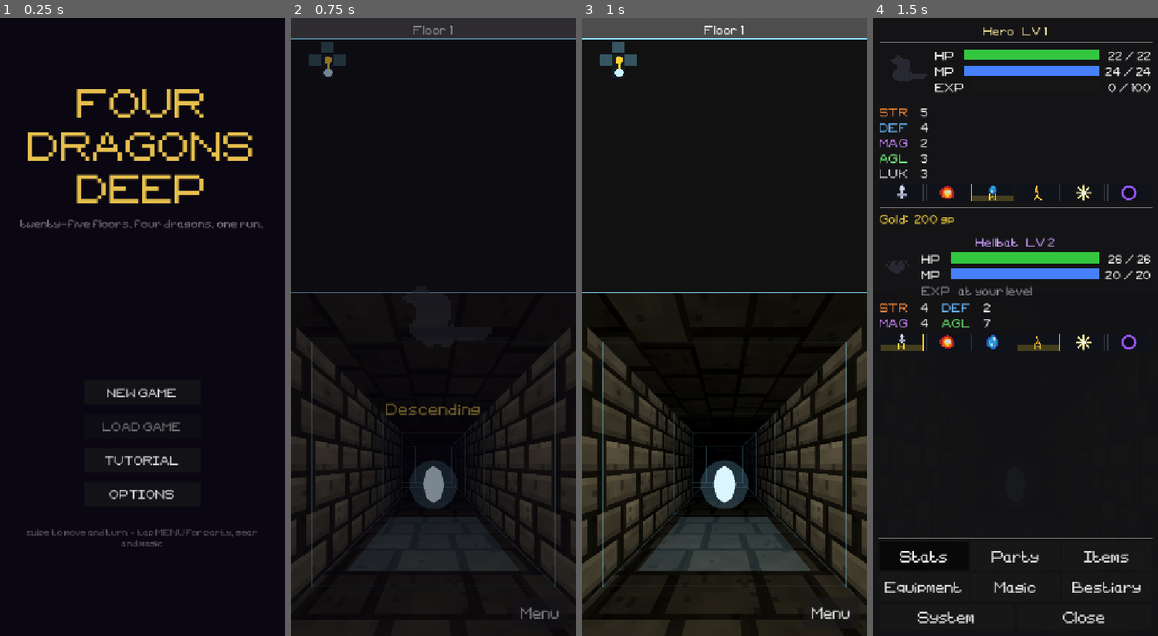
Above: before the commit, frames 1-4 (left to right).
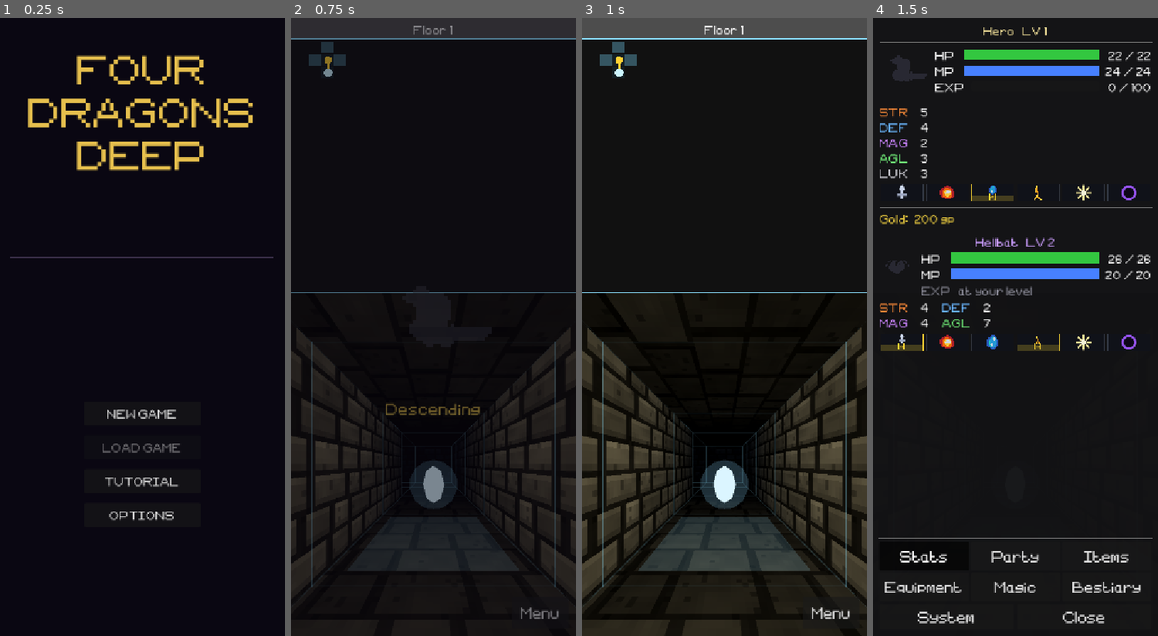
Above: after the commit, the same moments.

Repository: tausiftt5238/four-dragons-deep
Game: Godot game, scene res://scenes/title.tscn
The game is run twice, just before and just after one commit, with the same random seed, the same clock (stepped at 60 frames per second) and the same inputs.
Inputs:
- Up to frame 1 (0.25 s): no input
- Up to frame 2 (0.75 s): click "NEW GAME" at 0.5 s
- Up to frame 3 (1 s): no input
- Up to frame 4 (1.5 s): click "Menu" at 1.25 s

The runs differ from the first frame. In frame 1, 8.9% of the frame differs, in the area x 3-96%, y 6-86%; in frame 2, nothing differs; in frame 3, nothing differs; in frame 4, nothing differs.

Commit message:
Title screen: a knight cuts down a slime on a loop
Under the title, the knight walks in, a slime comes the other way, one
swing (alternating attacks each round), the slime melts, and the knight
walks on off the far side. Both stand on a shared ground line, placed by
where the packs put their feet. Timed by tweens the scene owns, so
leaving the title takes them with it.

The subtitle and the swipe hint are gone: the scene says it better.

Co-Authored-By: Claude Opus 5.5 <noreply@anthropic.com>
Claude-Session: https://claude.ai/code/session_015mxyWiKaUprxL7EVoUduSV

Diff:
--- a/scripts/ui/title_screen.gd
+++ b/scripts/ui/title_screen.gd
@@ -39,10 +39,7 @@
 	title.horizontal_alignment = HORIZONTAL_ALIGNMENT_CENTER
 	head.add_child(title)
 
-	var subtitle: Label = _make_lbl("twenty-five floors. four dragons. one run.", 15,
-			Color(0.50, 0.45, 0.55))
-	subtitle.horizontal_alignment = HORIZONTAL_ALIGNMENT_CENTER
-	head.add_child(subtitle)
+	head.add_child(TitleVignette.new())
 
 	var lower: CenterContainer = CenterContainer.new()
 	lower.set_anchors_and_offsets_preset(Control.PRESET_FULL_RECT)
@@ -78,17 +75,6 @@
 	var opt_btn: Button = _make_btn("OPTIONS", Vector2(220, 46))
 	opt_btn.pressed.connect(_on_options)
 	vbox.add_child(opt_btn)
-
-	vbox.add_child(HSeparator.new())
-
-	# The keyboard hints were desktop-only and are a lie on a phone, which is
-	# what this is now. Swipe is the real control.
-	var hint: Label = _make_lbl(
-			"swipe to move and turn  ·  tap MENU for party, gear and magic",
-			12, Color(0.35, 0.32, 0.40))
-	hint.horizontal_alignment = HORIZONTAL_ALIGNMENT_CENTER
-	hint.autowrap_mode = TextServer.AUTOWRAP_WORD_SMART
-	vbox.add_child(hint)
 
 
 func _on_new_game() -> void:
--- /dev/null
+++ b/scripts/ui/title_vignette.gd
@@ -0,0 +1,105 @@
+# TitleVignette
+# A little scene under the title, played on a loop: the knight walks in, a
+# slime comes the other way, one swing, and the knight walks on. Something
+# moving on the first screen says "this is a game" before a word is read.
+#
+# Everything is timed by tweens owned by this node, so leaving the title frees
+# them with it and no coroutine wakes up on a screen that is gone.
+class_name TitleVignette extends Control
+
+const STAGE: Vector2 = Vector2(500, 150)
+# The sprite box, and how far into the 100px frame to crop: the figures stand
+# small in the middle of their frames.
+const BOX: float = 240.0
+const ZOOM: float = 1.8
+# Both packs stand their figures on y = 56 of the frame. Cropped and scaled
+# into the box, this is where that lands, so a box is placed by its feet.
+const FEET_IN_BOX: float = (56.0 - (100.0 - 100.0 / ZOOM) / 2.0) / (100.0 / ZOOM) * BOX
+const GROUND_Y: float = 138.0
+# The slime's box sits this far right of the knight's when they meet, which
+# puts it at the end of the sword.
+const REACH: float = BOX / 2.0
+const WALK_TIME: float = 3.0
+const ATTACKS: Array[String] = ["attack01", "attack02"]
+
+var _knight: AnimatedPortrait
+var _slime: AnimatedPortrait
+var _round: int = 0
+
+
+func _ready() -> void:
+	custom_minimum_size = STAGE
+	clip_contents = true
+	mouse_filter = Control.MOUSE_FILTER_IGNORE
+
+	var ground: ColorRect = ColorRect.new()
+	ground.color = Color(0.22, 0.18, 0.28)
+	ground.position = Vector2(0, GROUND_Y)
+	ground.size = Vector2(STAGE.x, 2)
+	ground.mouse_filter = Control.MOUSE_FILTER_IGNORE
+	add_child(ground)
+
+	_knight = _actor("Knight", false)
+	_slime = _actor("Slime", true)
+	_loop()
+
+
+func _actor(sprite_id: String, face_left: bool) -> AnimatedPortrait:
+	var a: AnimatedPortrait = AnimatedPortrait.new()
+	a.mouse_filter = Control.MOUSE_FILTER_IGNORE
+	a.size = Vector2(BOX, BOX)
+	a.flip_h = face_left
+	a.load_sprite_id(sprite_id)
+	a.set_zoom(ZOOM)
+	add_child(a)
+	return a
+
+
+func _loop() -> void:
+	var top: float = GROUND_Y - FEET_IN_BOX
+	var meet: float = STAGE.x / 2.0 - BOX / 2.0 - REACH / 2.0
+	_knight.position = Vector2(-BOX, top)
+	_slime.position = Vector2(STAGE.x, top)
+	_slime.modulate.a = 1.0
+	_knight.play("walk")
+	_slime.play("walk")
+
+	# Both walk in and meet in the middle.
+	var t: Tween = create_tween().set_parallel()
+	t.tween_property(_knight, "position:x", meet, WALK_TIME)
+	t.tween_property(_slime, "position:x", meet + REACH, WALK_TIME)
+	await t.finished
+
+	# One swing. The blow lands a few frames in, which is when the slime flinches.
+	_slime.play("idle")
+	_knight.play_once(ATTACKS[_round % ATTACKS.size()])
+	_round += 1
+	t = create_tween()
+	t.tween_interval(0.4)
+	await t.finished
+	Sfx.play("hit")
+	_slime.play_once("hurt")
+	t = create_tween()
+	t.tween_property(_slime, "position:x", meet + REACH + 14.0, 0.15) \
+			.set_ease(Tween.EASE_OUT).set_trans(Tween.TRANS_QUAD)
+	t.tween_interval(0.35)
+	await t.finished
+
+	# Down it goes, and away.
+	_slime.play_once("death")
+	t = create_tween()
+	t.tween_interval(0.5)
+	t.tween_property(_slime, "modulate:a", 0.0, 0.5)
+	await t.finished
+
+	# A breath, then on through where it stood and off the far side.
+	_knight.play("idle")
+	t = create_tween()
+	t.tween_interval(0.6)
+	await t.finished
+	_knight.play("walk")
+	t = create_tween()
+	t.tween_property(_knight, "position:x", STAGE.x + 10.0, WALK_TIME)
+	t.tween_interval(1.2)
+	await t.finished
+	_loop()
Not shown, added: scripts/ui/title_vignette.gd.uid
